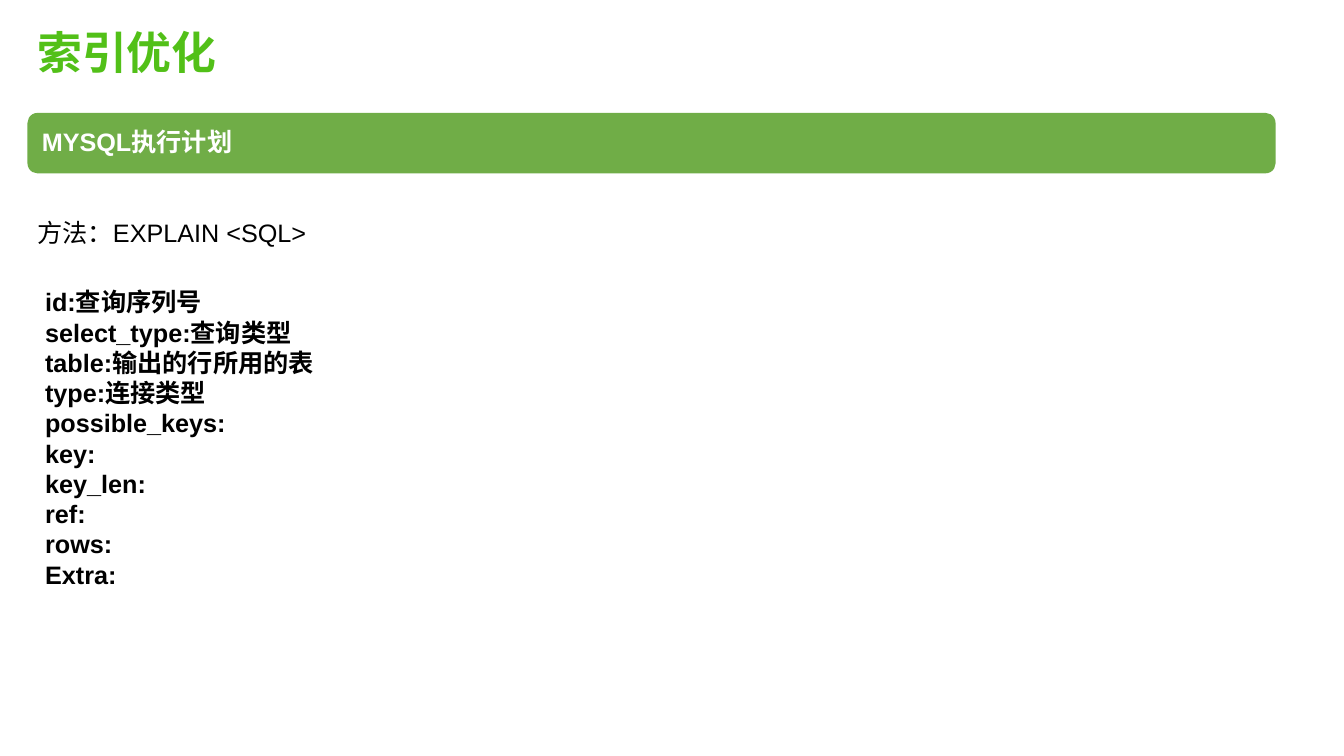
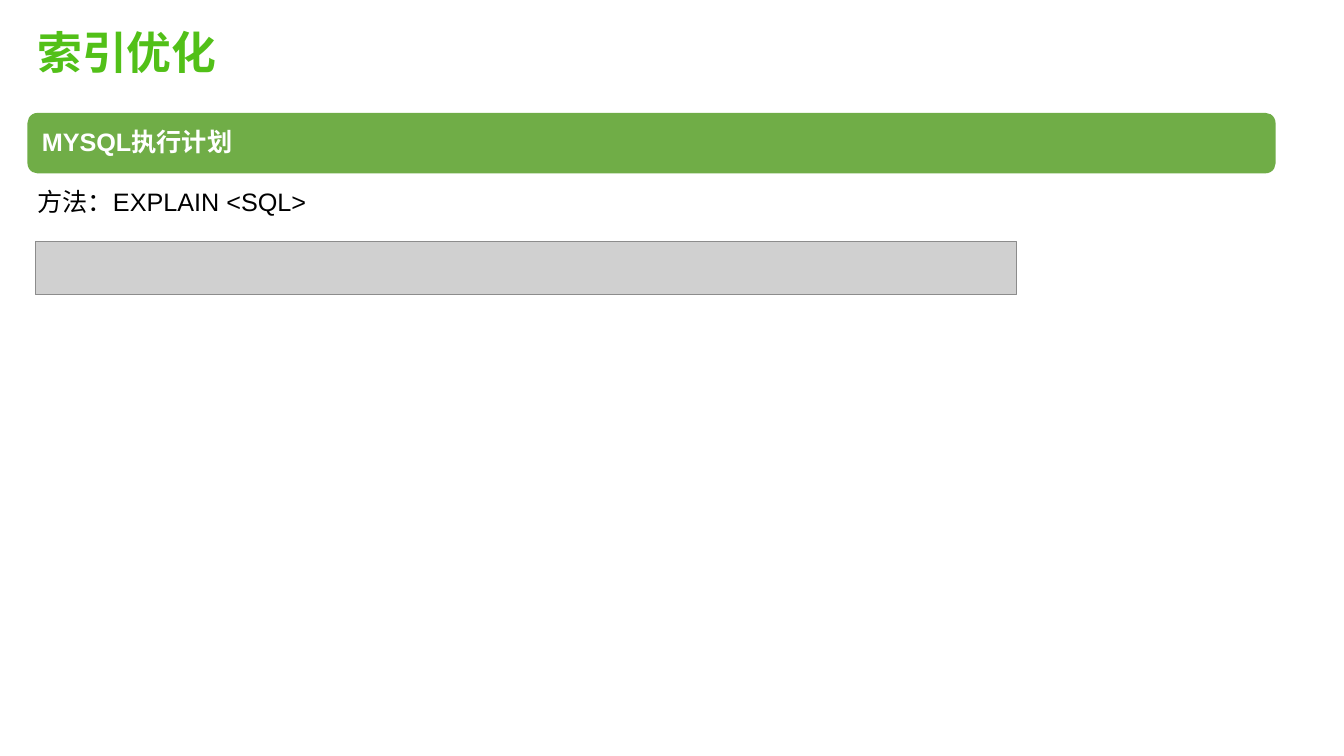
Before and after one commit to robertchengzy/kata, a slide deck: slide 19 of mysql-index.pptx. Drawn at 1344x756 pixels with LibreOffice and Linux fonts; fonts in the diff are those of the drawing; grey boxes stand for pictures. Boxes give left, top, right and bottom in pixels: in the first picture for what was removed or moved away, otherwise in the second. Text is boxed around its words. In the diff, an @@ line names an element or a change of style, - is before the commit and + after.

```diff
--- a/mysql-index.pptx
+++ b/mysql-index.pptx
@@ text "方法：EXPLAIN <SQL>": place and size @@
-text "方法：EXPLAIN <SQL>" at <box>37,220,306,247</box>
+text "方法：EXPLAIN <SQL>" at <box>37,189,306,216</box>
@@ picture added at <box>35,242,1017,295</box> @@
@@ text removed at <box>45,291,314,585</box> @@
-id:查询序列号
-select_type:查询类型
-table:输出的行所用的表
-type:连接类型
-possible_keys:
-key:
-key_len:
-ref:
-rows:
-Extra:
```
Also in this commit, not shown: 6 other slides changed, 2 slides added.
